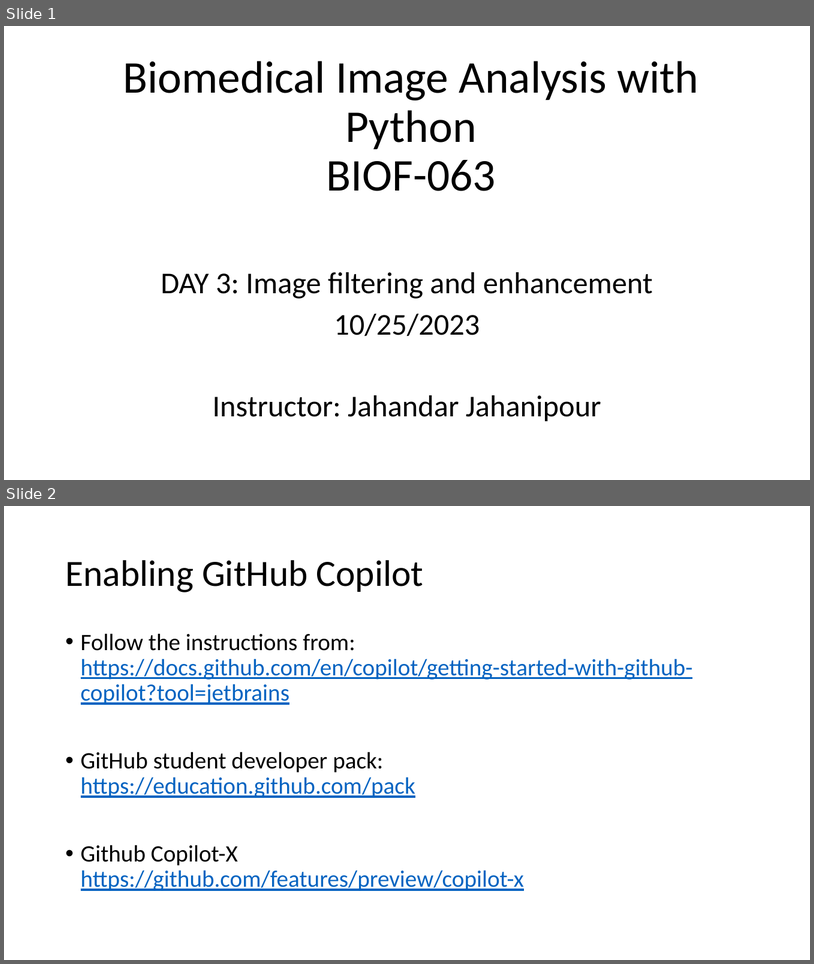
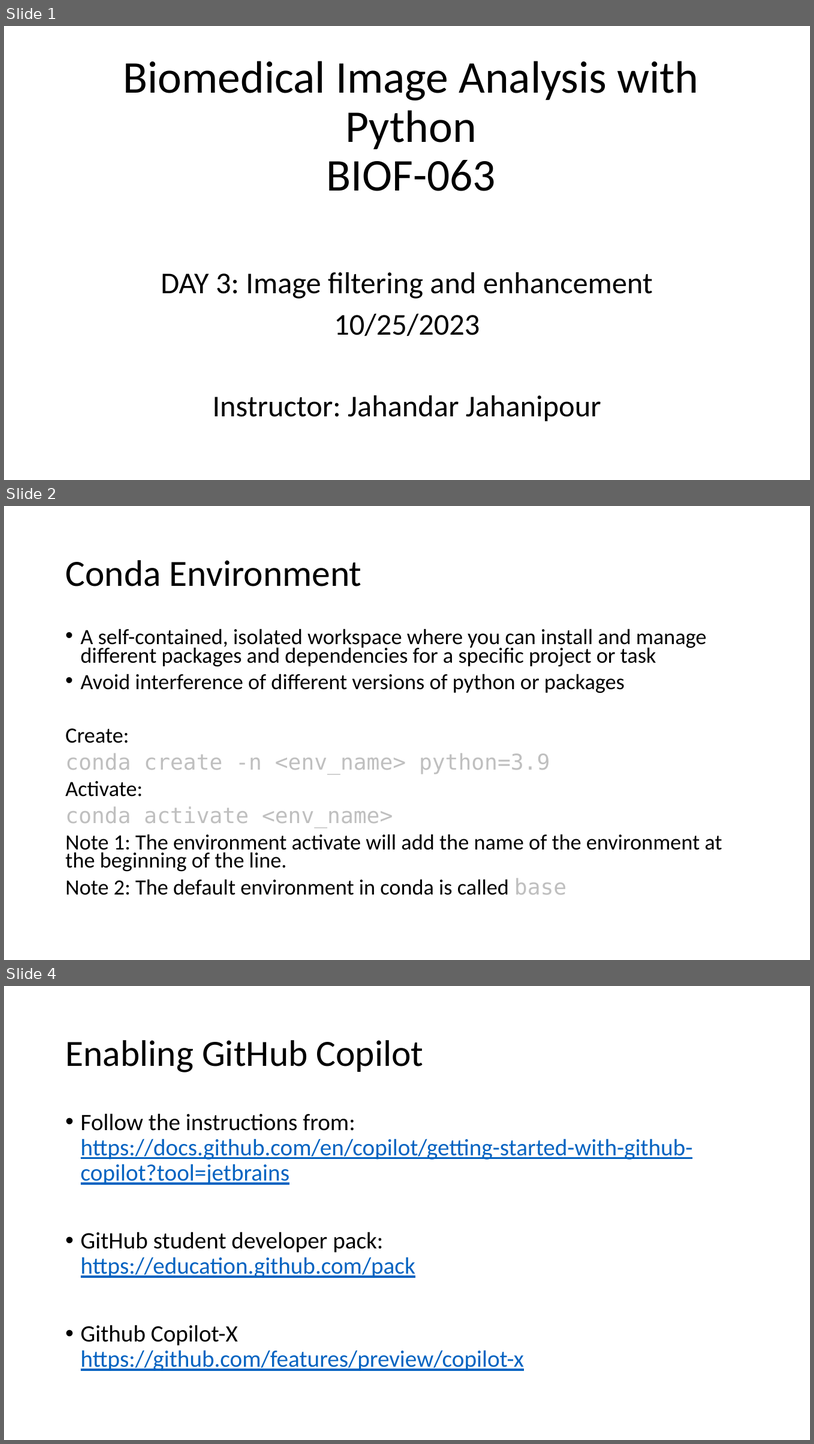
Before and after one commit to jjahanip/BIOF063, a slide deck: day_3/day_3.pptx. Shown one above the other, each under a label of ours: slides 1 and 2 before the commit, slides 1, 2 and 4 after it; the slides between them are not shown. The pictures are 814x964 and 814x1444 pixels, drawn with LibreOffice and Linux fonts; fonts in the diff are those of the drawing. Boxes give left, top, right and bottom in pixels: in the first picture for what was removed or moved away, otherwise in the second. Text is boxed around its words. In the diff, an @@ line names an element or a change of style, - is before the commit and + after.

```diff
--- a/day_3/day_3.pptx
+++ b/day_3/day_3.pptx
@@ slide 2 added at (4,506,810,960), background #FFFFFF @@
@@ title added at (65,560,362,586), 44 pt, text #000000 @@
+Conda Environment
@@ text added at (65,628,722,895), 25.9 pt, text #000000 @@
+• A self-contained, isolated workspace where you can install and manage different packages and dependencies for a specific project or task
+• Avoid interference of different versions of python or packages
+Create:
+conda create -n <env_name> python=3.9
+Activate:
+conda activate <env_name>
+Note 1: The environment activate will add the name of the environment at the beginning of the line.
+Note 2: The default environment in conda is called base
@@ what was slide 2 is now slide 4 @@
```
Also in this commit, not shown: 3 slides changed, 2 other slides added, 2 slides removed, 9 other files.
